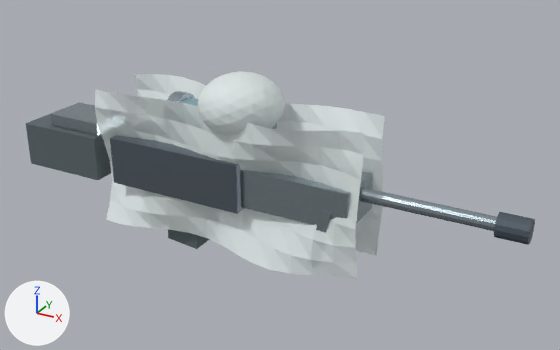
The glTF model public/models/skins/halloween-dmr.glb, before and after one commit.
Both versions are drawn from a 50 mm lens placed at (1.88, -2.78, 1.45), pointed at (0.33, 0.05, 0.03). Every picture has the same lights, and +X, +Y and +Z are marked at lower left. The picture after the commit comes second. Where no turn or scale is listed for an object, it has been applied to the vertices.

The first picture shows 'BIPOD_LEG_R', 'BUTTSTOCK', 'CHEEK_REST', 'GHOST_CLOTH_PANEL_-1', 'GHOST_CLOTH_PANEL_1', 'GHOST_HOOD', 'HANDGUARD', 'LONG_BARREL', 'MAGAZINE', 'MUZZLE_BRAKE', 'RECEIVER', 'SCOPE_FRONT_RING', 'SCOPE_REAR_RING', 'SCOPE_TUBE'.
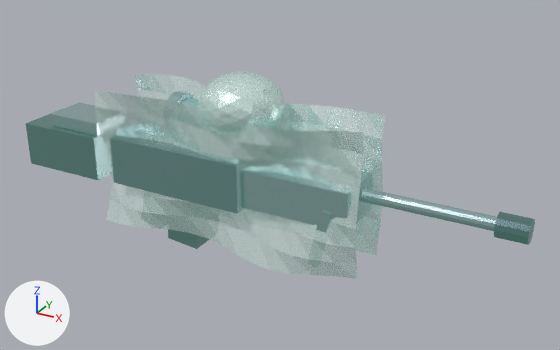
Changed parts and their boxes [x1, y1, x2, y2] in the pictures (560 x 350 px):
```json
{"object": "GHOST_CLOTH_PANEL_1", "change": "surface changed, recoloured", "before": [95, 90, 364, 279], "after": [95, 90, 364, 279]}
{"object": "RECEIVER", "change": "recoloured, surface changed", "before": [110, 135, 245, 214], "after": [110, 135, 245, 214], "on screen": "lighter"}
{"object": "GHOST_CLOTH_PANEL_-1", "change": "surface changed, recoloured", "before": [134, 74, 385, 256], "after": [134, 74, 385, 256]}
{"object": "HANDGUARD", "change": "recoloured, surface changed", "before": [240, 170, 372, 225], "after": [240, 170, 372, 225], "on screen": "lighter"}
{"object": "GHOST_HOOD", "change": "surface changed, recoloured", "before": [197, 71, 285, 136], "after": [197, 71, 285, 136]}
{"object": "BUTTSTOCK", "change": "surface changed, recoloured", "before": [26, 108, 111, 180], "after": [26, 108, 111, 180], "on screen": "lighter"}
{"object": "LONG_BARREL", "change": "recoloured, surface changed", "before": [359, 187, 497, 231], "after": [359, 187, 497, 231]}
{"object": "CHEEK_REST", "change": "recoloured, surface changed", "before": [50, 102, 101, 135], "after": [50, 102, 101, 135]}
{"object": "MUZZLE_BRAKE", "change": "surface changed", "before": [494, 212, 535, 245], "after": [494, 212, 535, 245], "on screen": "lighter"}
{"object": "MAGAZINE", "change": "surface changed, recoloured", "before": [168, 230, 210, 249], "after": [168, 230, 210, 249], "on screen": "lighter"}
{"object": "BIPOD_LEG_R", "change": "recoloured, surface changed", "before": [316, 210, 331, 233], "after": [316, 210, 331, 233], "on screen": "lighter"}
{"object": "SCOPE_REAR_RING", "change": "recoloured, surface changed", "before": [168, 91, 195, 102], "after": [168, 91, 195, 102]}
{"object": "SCOPE_TUBE", "change": "surface changed", "before": [181, 97, 199, 106], "after": [181, 97, 199, 106]}
{"object": "SCOPE_FRONT_RING", "change": "recoloured, surface changed", "before": [271, 123, 277, 129], "after": [271, 123, 277, 129]}
```

Scene script edits in JSON lines:
```json
{"op": "set", "path": "mat_ghost_rubber.metallic", "old": "0.08", "new": "0.72"}
{"op": "set", "path": "mat_ghost_rubber.roughness", "old": "0.7", "new": "0.27"}
{"op": "add", "block": "mat_ghost_rubber", "code": "mat_ghost_rubber.emission_strength = 1.0"}
{"op": "add", "block": "mat_ghost_rubber", "code": "mat_ghost_rubber.emission_color = (0.035, 0.095, 0.075)  # dark green #35574d"}
{"op": "add", "block": "mat_ghost_metal", "code": "mat_ghost_metal.emission_strength = 1.0"}
{"op": "add", "block": "mat_ghost_metal", "code": "mat_ghost_metal.emission_color = (0.035, 0.095, 0.075)  # dark green #35574d"}
{"op": "add", "block": "mat_ghost_body", "code": "mat_ghost_body.emission_strength = 1.0"}
{"op": "add", "block": "mat_ghost_body", "code": "mat_ghost_body.emission_color = (0.035, 0.095, 0.075)  # dark green #35574d"}
{"op": "set", "path": "mat_ghost_dark.metallic", "old": "0.25", "new": "0.72"}
{"op": "add", "block": "mat_ghost_dark", "code": "mat_ghost_dark.emission_strength = 1.0"}
{"op": "add", "block": "mat_ghost_glass", "code": "mat_ghost_glass.emission_strength = 1.0"}
{"op": "set", "path": "mat_ghost_cloth.metallic", "old": "0.02", "new": "0.72"}
{"op": "set", "path": "mat_ghost_cloth.roughness", "old": "0.76", "new": "0.27"}
{"op": "add", "block": "mat_ghost_cloth", "code": "mat_ghost_cloth.emission_strength = 1.0"}
{"op": "add", "block": "mat_ghost_cloth", "code": "mat_ghost_cloth.emission_color = (0.035, 0.095, 0.075)  # dark green #35574d"}
```
